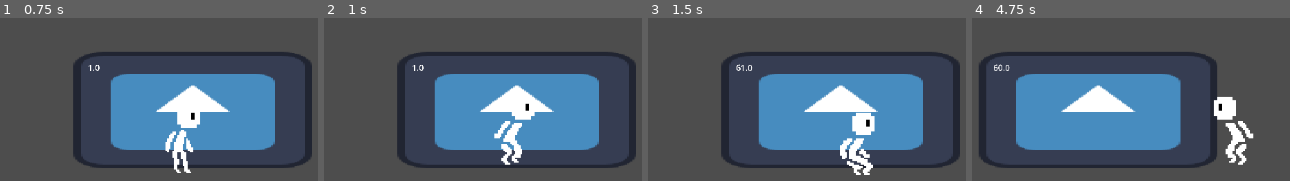
Above: before the commit, frames 1-4 (left to right).
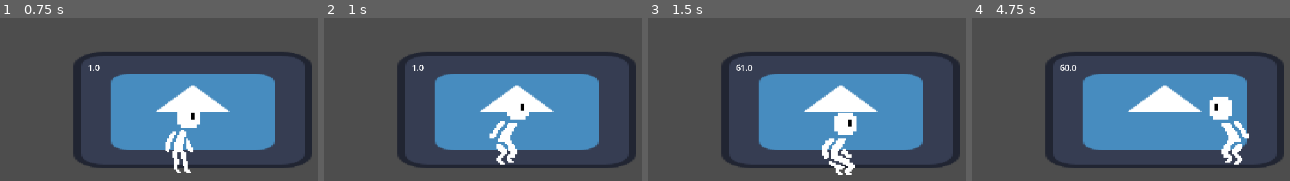
Above: after the commit, the same moments.

Repository: fujori/RGN
Game: Godot game, scene res://scenes/main_scenes/main.tscn
The game is run twice, just before and just after one commit, with the same random seed, the same clock (stepped at 60 frames per second) and the same inputs. The engine's default icon, where the game draws it, is replaced by a stand-in: a white triangle on a blue panel in a dark square.
Inputs:
- Up to frame 1 (0.75 s): hold Right (ui_right) from 0.53 s (still down)
- Up to frame 2 (1 s): keep holding Right (ui_right); tap Up (ui_up) at 0.77 s
- Up to frame 3 (1.5 s): keep holding Right (ui_right)
- Up to frame 4 (4.75 s): tap Up (ui_up) at 1.52, 3.02, 3.77, 4.52 s; release Right (ui_right) at 2.03 s; hold Left (ui_left) 2.03-2.78 s; hold Right (ui_right) 2.78-4.28 s; hold Left (ui_left) from 4.28 s (still down)

Frame 1 is identical in both runs. In frame 2, 1.9% of the frame differs, in the area x 51-67%, y 52-91%; in frame 3, 3.8%; in frame 4, 30%, in the area x 2-99%, y 20-93%.

Commit message:
изменение jump_start_hold_time
jump_start_hold_time: float = 0.64

Diff:
--- a/scenes/main_scenes/player.tscn
+++ b/scenes/main_scenes/player.tscn
@@ -3,7 +3,7 @@
 [ext_resource type="Script" uid="uid://clefqhh08lm0c" path="res://scripts/player.gd" id="1_40gj3"]
 [ext_resource type="Texture2D" uid="uid://b7dcj3eeduaw5" path="res://assets/sprites/player_idle.png" id="2_jpq18"]
 [ext_resource type="Texture2D" uid="uid://ig0ao3yre6dq" path="res://assets/sprites/player_jump.png" id="3_mjmhq"]
-[ext_resource type="Texture2D" uid="uid://ihow82di0iuo" path="res://assets/sprites/Player_round.png" id="4_mjmhq"]
+[ext_resource type="Texture2D" uid="uid://ihow82di0iuo" path="res://assets/sprites/player_round.png" id="4_mjmhq"]
 [ext_resource type="Texture2D" uid="uid://bpsuujnrejsxt" path="res://assets/sprites/player_walk.png" id="5_jvevl"]
 
 [sub_resource type="AtlasTexture" id="AtlasTexture_7cpqj"]
--- a/scripts/player.gd
+++ b/scripts/player.gd
@@ -72,8 +72,8 @@
 var jump_max_horizontal: float = 1000.0
 
 ## Время накопления горизонтального импульса прыжка (сек)
-@export_custom(PROPERTY_HINT_RANGE, "0.05,1.0,0.01")
-var jump_start_hold_time: float = 0.25
+@export_custom(PROPERTY_HINT_RANGE, "0.05,3.0,0.01")
+var jump_start_hold_time: float = 0.64
 
 
 # -------------------------
